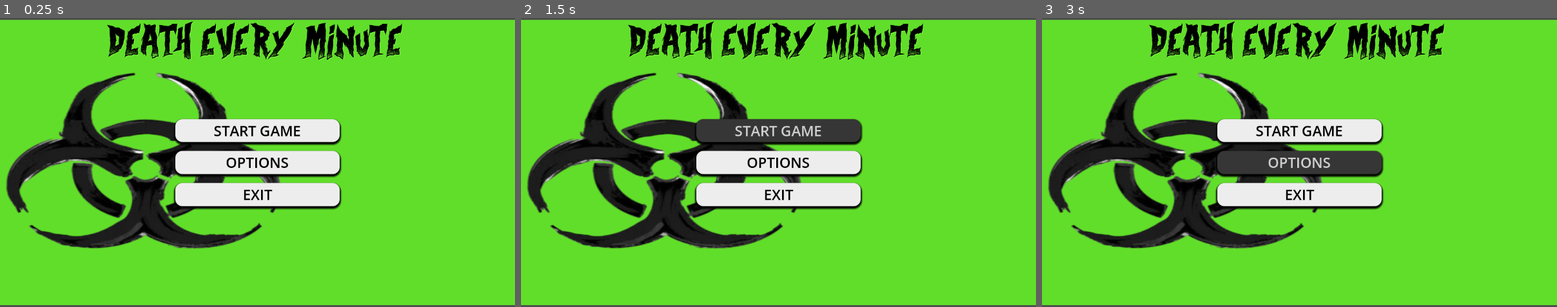
Above: before the commit, frames 1-3 (left to right).
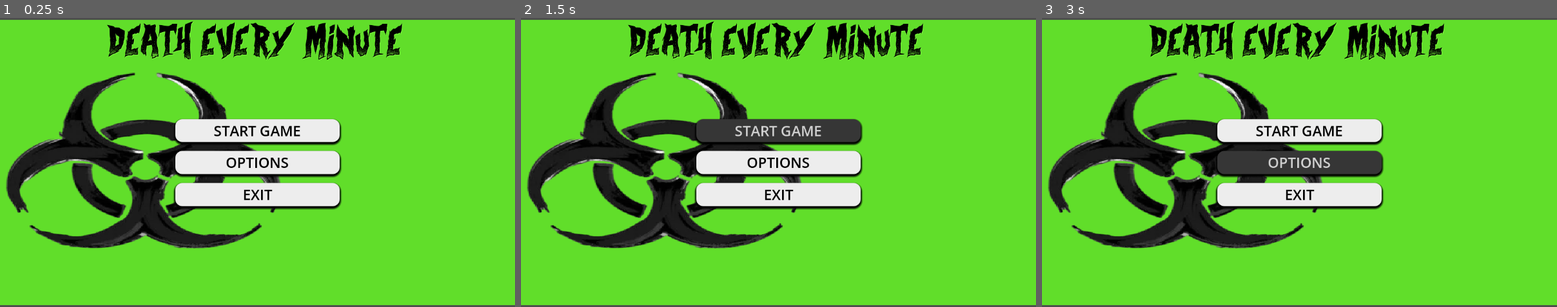
Above: after the commit, the same moments.

Repository: strixconn-ops/GMTK-26-
Game: Godot game, scene res://scenes/main_menu.tscn
Same seed, same stepped clock (60 frames per second), same inputs: the game is played once before the commit and once after it.
Inputs:
- Up to frame 1 (0.25 s): no input
- Up to frame 2 (1.5 s): click "START GAME" at 0.5 s; click "START GAME" at 1.25 s
- Up to frame 3 (3 s): click "START GAME" at 2 s; click "OPTIONS" at 2.75 s

The runs differ from the first frame. In frame 1, 0.3% of the frame differs, in the area x 1-55%, y 18-80%; in frame 2, 0.3%; in frame 3, 0.3%.

Commit message:
added character sprite to sprite 2D

Diff:
--- a/death-every-minute/project.godot
+++ b/death-every-minute/project.godot
@@ -21,4 +21,5 @@
 
 [rendering]
 
+textures/canvas_textures/default_texture_filter=0
 rendering_device/driver.windows="d3d12"
--- a/death-every-minute/scenes/Player.tscn
+++ b/death-every-minute/scenes/Player.tscn
@@ -1,5 +1,8 @@
 [gd_scene format=3 uid="uid://8v3oi28rehny"]
+
+[ext_resource type="Texture2D" uid="uid://c6fr1aha3avj7" path="res://sprites and fonts/character sprite.png" id="1_p0vlq"]
 
 [node name="CharacterBody2D" type="CharacterBody2D" unique_id=1776613088]
 
 [node name="Sprite2D" type="Sprite2D" parent="." unique_id=1417773469]
+texture = ExtResource("1_p0vlq")
